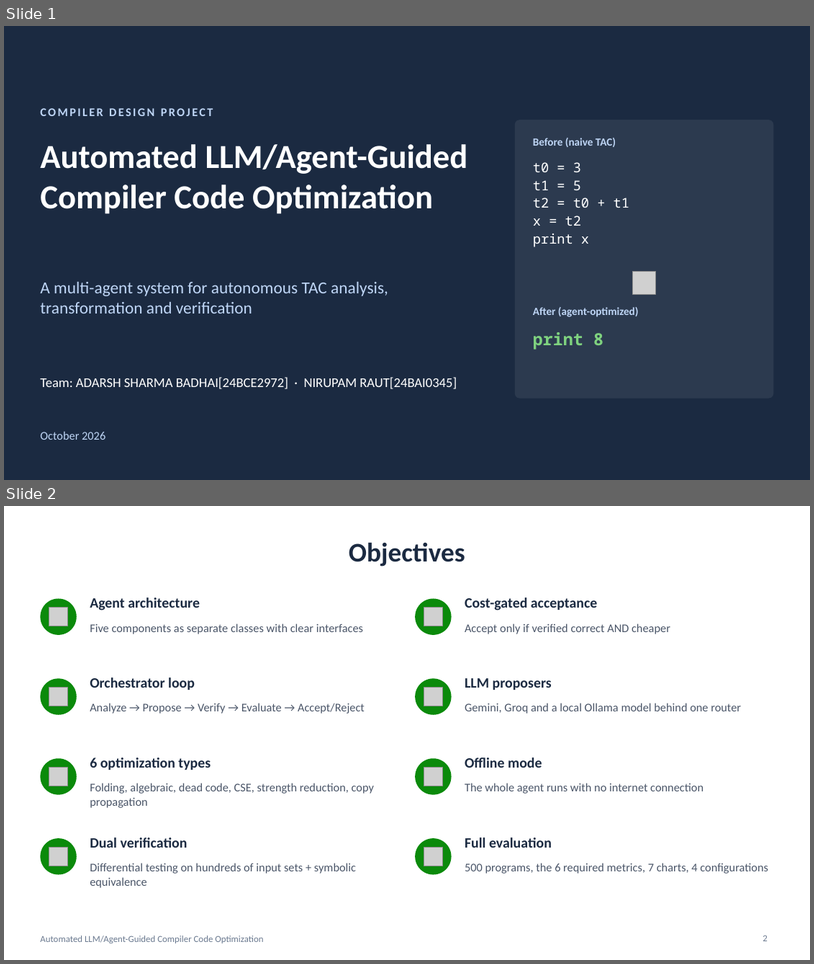
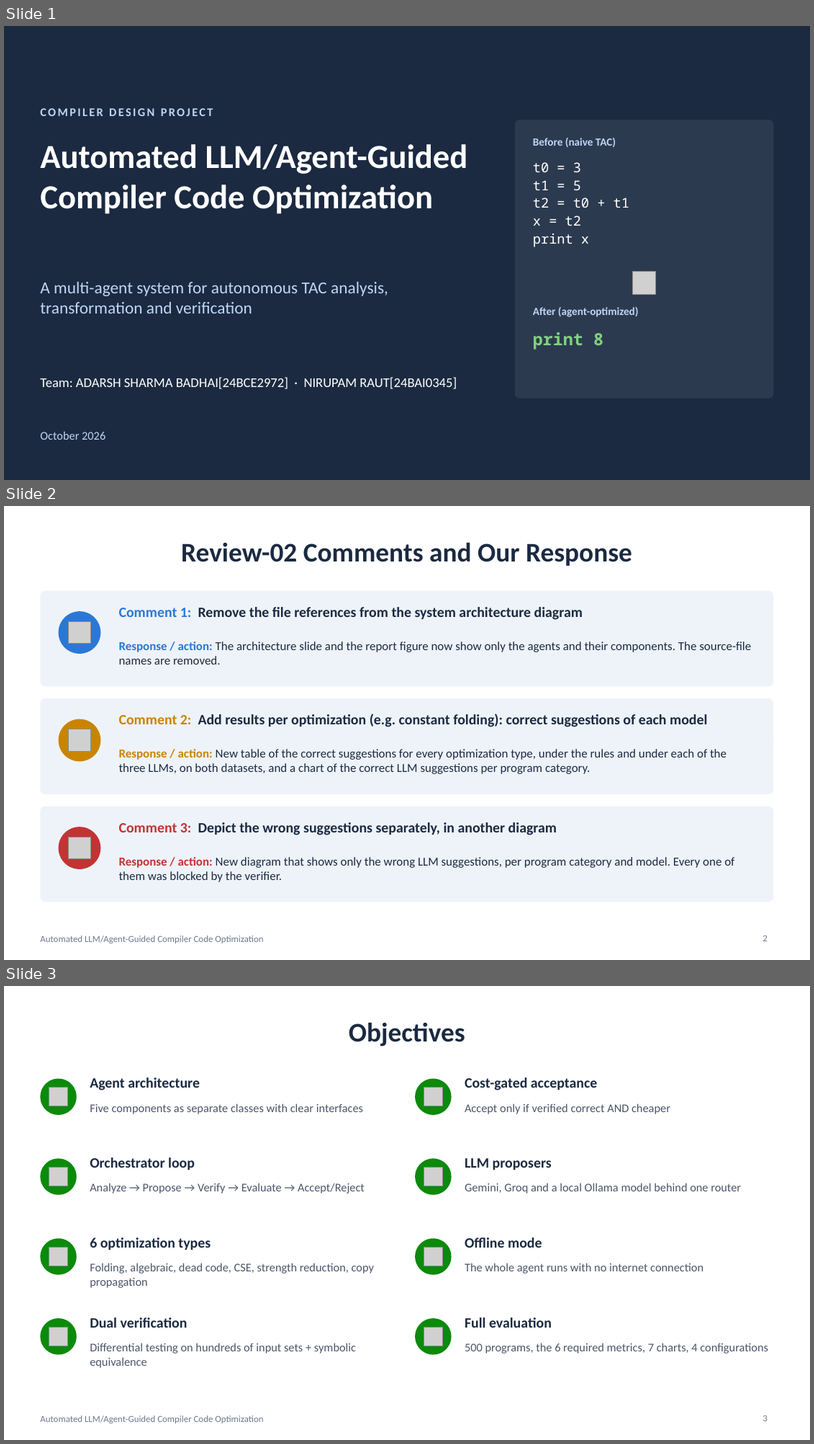
Before and after one commit to adarshhsharmaa-rgb/LLM-based-Compiler-Code-Optimization, a slide deck: project_ppt_24bce2972_review3.pptx. Shown one above the other, each under a label of ours: slides 1 and 2 before the commit, slides 1, 2 and 3 after it. The pictures are 814x964 and 814x1444 pixels, drawn with LibreOffice and Linux fonts; fonts in the diff are those of the drawing; grey boxes stand for pictures. Boxes give left, top, right and bottom in pixels: in the first picture for what was removed or moved away, otherwise in the second. Text is boxed around its words. In the diff, an @@ line names an element or a change of style, - is before the commit and + after.

```diff
--- a/project_ppt_24bce2972_review3.pptx
+++ b/project_ppt_24bce2972_review3.pptx
@@ slide 2 added at box(4, 506, 810, 960), background #FFFFFF; not listed: 1 template element that a slide beside it also shows @@
@@ title added at box(181, 542, 633, 566), 32 pt, text #1B2A41, bold @@
+Review-02 Comments and Our Response
@@ rounded rectangle added at box(40, 591, 774, 686), fill #EEF3FA @@
@@ ellipse added at box(59, 611, 100, 654), fill #2A78D6 @@
@@ text added at box(119, 607, 583, 620), 17 pt, text #1B2A41, bold @@
+Comment 1: Remove the file references from the system architecture diagram
@@ picture added at box(69, 621, 90, 644) @@
@@ text added at box(119, 641, 751, 664), 14.5 pt, text #1B2A41 @@
+Response / action: The architecture slide and the report figure now show only the agents and their components. The source-file names are removed.
@@ rounded rectangle added at box(40, 698, 774, 794), fill #EEF3FA @@
@@ ellipse added at box(59, 719, 100, 762), fill #C98500 @@
@@ text added at box(119, 713, 707, 727), 17 pt, text #1B2A41, bold @@
+Comment 2: Add results per optimization (e.g. constant folding): correct suggestions of each model
@@ picture added at box(69, 729, 90, 751) @@
@@ text added at box(119, 749, 727, 774), 14.5 pt, text #1B2A41 @@
+Response / action: New table of the correct suggestions for every optimization type, under the rules and under each of the three LLMs, on both datasets, and a chart of the correct LLM suggestions per program category.
@@ rounded rectangle added at box(40, 806, 774, 901), fill #EEF3FA @@
@@ ellipse added at box(59, 826, 100, 869), fill #C23434 @@
@@ text added at box(119, 822, 557, 835), 17 pt, text #1B2A41, bold @@
+Comment 3: Depict the wrong suggestions separately, in another diagram
@@ picture added at box(69, 837, 90, 859) @@
@@ text added at box(119, 857, 735, 882), 14.5 pt, text #1B2A41 @@
+Response / action: New diagram that shows only the wrong LLM suggestions, per program category and model. Every one of them was blocked by the verifier.
@@ page number added at box(763, 934, 767, 941), 11 pt, text #6B7A90 @@
+2
@@ what was slide 2 is now slide 3 @@
```
Also in this commit, not shown: 4 slides changed, 3 other slides added, 17 other files.
